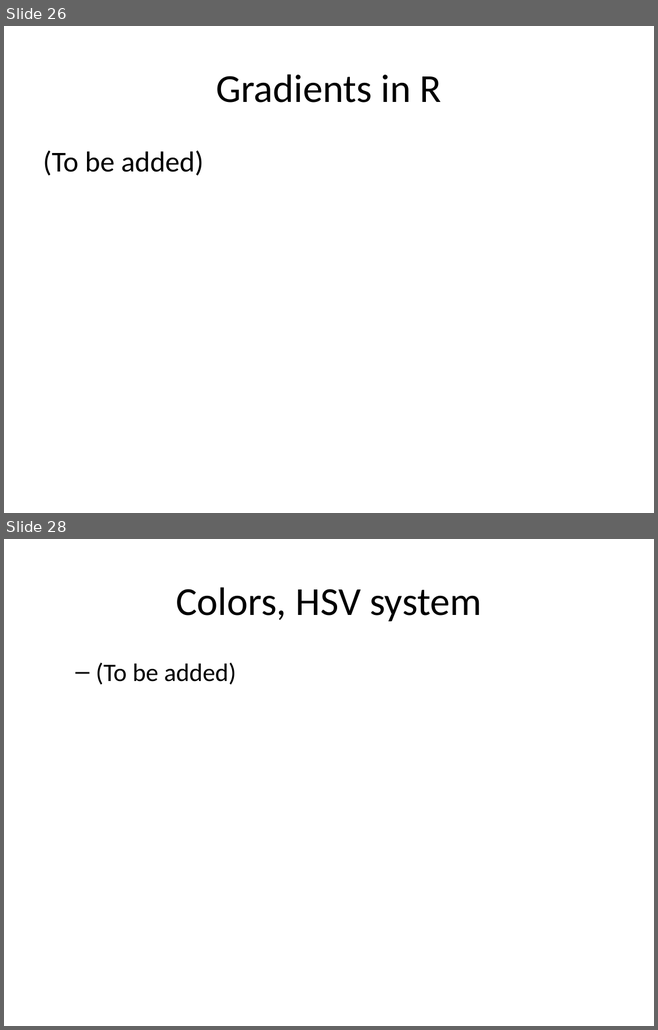
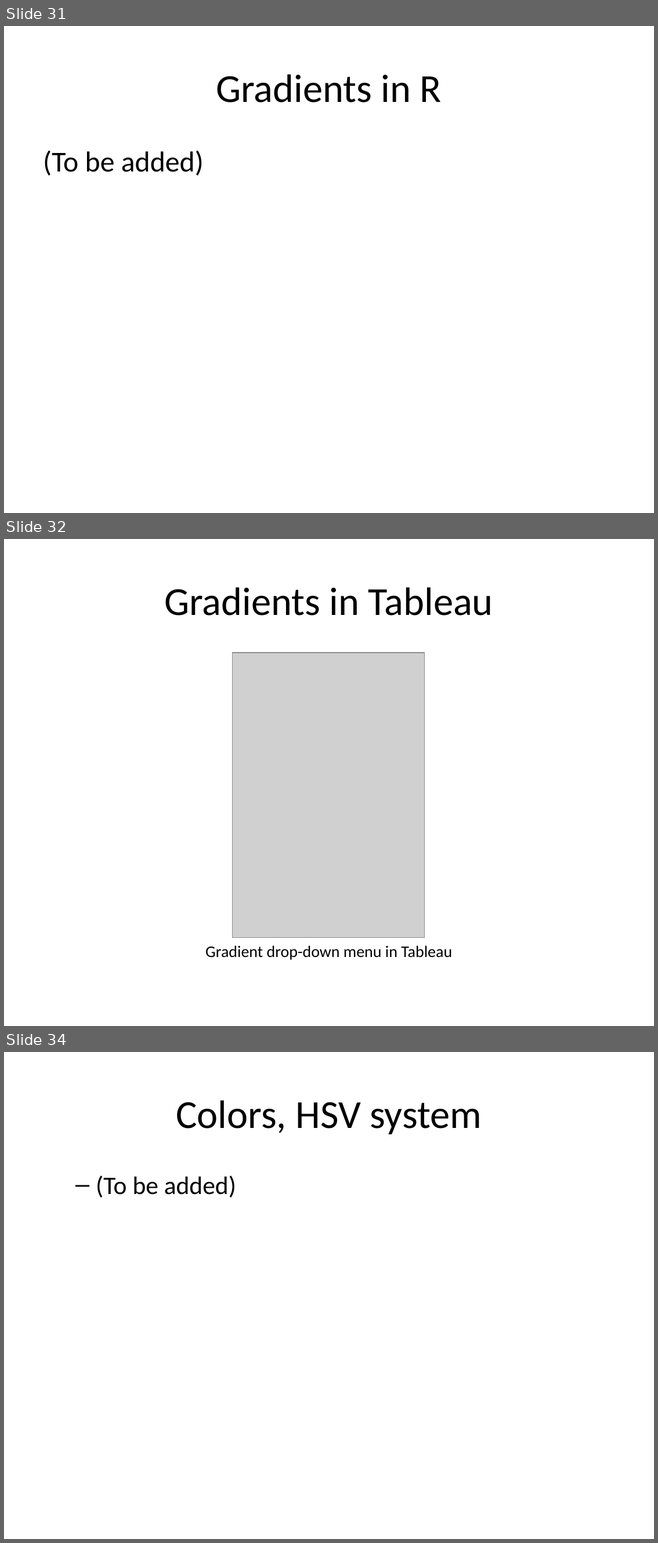
Before and after one commit to pmean/data-visualization, a slide deck: data-viz-02/component/tutorial-colors.pptx. Shown one above the other, each under a label of ours: slides 26 and 28 before the commit, slides 31, 32 and 34 after it; the slides between them are not shown. The pictures are 658x1030 and 658x1543 pixels, drawn with LibreOffice and Linux fonts; fonts in the diff are those of the drawing; grey boxes stand for pictures. Boxes give left, top, right and bottom in pixels: in the first picture for what was removed or moved away, otherwise in the second. Text is boxed around its words. In the diff, an @@ line names an element or a change of style, - is before the commit and + after.

```diff
--- a/data-viz-02/component/tutorial-colors.pptx
+++ b/data-viz-02/component/tutorial-colors.pptx
@@ slide 32 added at [4, 539, 654, 1026], background #FFFFFF @@
@@ title added at [164, 587, 493, 616], 44 pt, text #000000 @@
+Gradients in Tableau
@@ picture added at [232, 653, 424, 938] @@
@@ text added at [205, 946, 452, 960], 18 pt, text #000000 @@
+Gradient drop-down menu in Tableau
@@ what was slide 26 is now slide 31 @@
@@ what was slide 28 is now slide 34 @@
```
Also in this commit, not shown: 1 slide changed, 6 other slides added, 1 slide removed, 16 other files.
